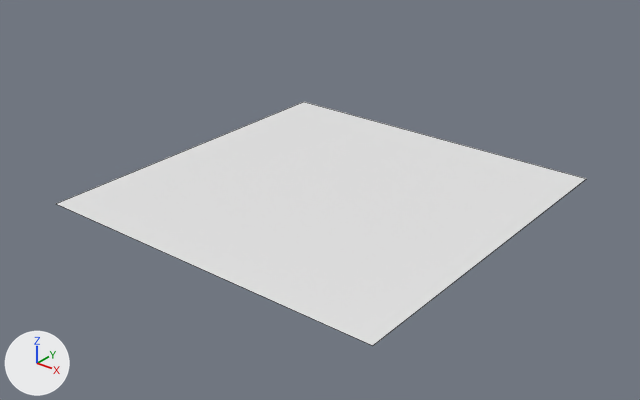
A saved change to the Blender file map.blend.
Rendered twice from a 50 mm camera at (52.4, -67.1, 40.1) aimed at (0.5, -2.2, -0.1). The axes (+X, +Y, +Z) are drawn at lower left. The lights are the same throughout. Mesh edges are drawn as thin lines.

Script lines for the objects in view, before the commit:
```python
me_plane = bpy.data.meshes.new('Plane')
me_plane.from_pydata([(-1.0, -1.0, 0.0), (1.0, -1.0, 0.0), (-1.0, 1.0, 0.0), (1.0, 1.0, 0.0)], [], [(0, 1, 3, 2)])
me_plane.materials.append(mat_material_001)  # white #e7e7e7
ob_plane = bpy.data.objects.new('Plane', me_plane)
ob_plane.location = (0.0, 0.0, 0.0)
ob_plane.scale = (20.0, 20.0, 20.0)
```
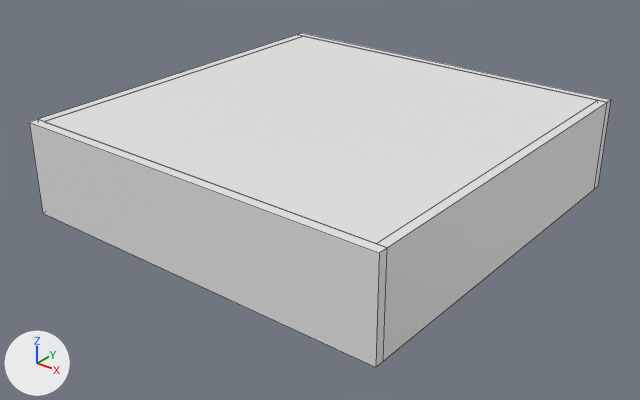
Commit message: Changed the map

Edits to the scene script, one JSON object a line:
```json
{"block": "me_plane", "where": "me_plane.from_pydata(...)  # 4 vertices, 1 face; spans x -1.0..1.0, y -1.0..1.0, z 0.0"}
{"block": "me_plane", "where": "# used by ob_plane; location = (0.0, 0.0, 0.0); scale = (20.0, 20.0, 20.0)"}
{"block": "me_plane", "change": "me_plane part 1: a new loose piece, a box spanning x -1.051..-1.001, y -1.0..0.999, z -0.05..0.45, in mat_material_001 (white #e7e7e7)"}
{"block": "me_plane", "change": "me_plane part 2: a new loose piece, a box spanning x 1.0..1.05, y -1.0..0.999, z -0.05..0.45, in mat_material_001 (white #e7e7e7)"}
{"block": "me_plane", "change": "me_plane part 3: a new loose piece, a box spanning x -1.05..1.05, y -1.05..-1.0, z -0.05..0.45, in mat_material_001 (white #e7e7e7)"}
{"block": "me_plane", "change": "me_plane part 4: a new loose piece, a box spanning x -1.05..1.05, y 0.999..1.049, z -0.05..0.45, in mat_material_001 (white #e7e7e7)"}
{"block": "me_plane", "change": "me_plane part 5: a new loose piece, a box spanning x -1.0..1.0, y -1.0..1.0, z 0.402..0.449, in mat_material_001 (white #e7e7e7)"}
```

Changed parts and their boxes [x1, y1, x2, y2] in the pictures (640 x 400 px):
```json
{"object": "Plane", "change": "reshaped", "before": [57, 102, 586, 346], "after": [29, 33, 611, 367], "on screen": "10% wider, 37% taller"}
{"part": 1, "of": "me_plane", "change": "added", "after": [38, 35, 302, 122]}
{"part": 2, "of": "me_plane", "change": "added", "after": [376, 100, 607, 361]}
{"part": 3, "of": "me_plane", "change": "added", "after": [29, 119, 387, 367]}
{"part": 4, "of": "me_plane", "change": "added", "after": [298, 33, 611, 189]}
{"part": 5, "of": "me_plane", "change": "added", "after": [45, 36, 598, 243]}
```
